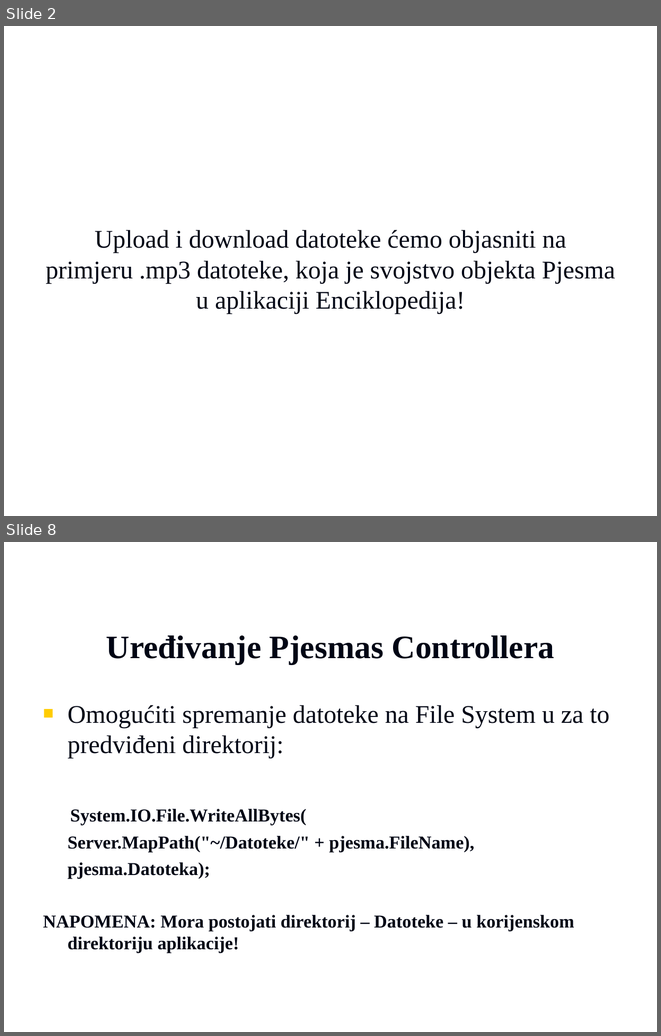
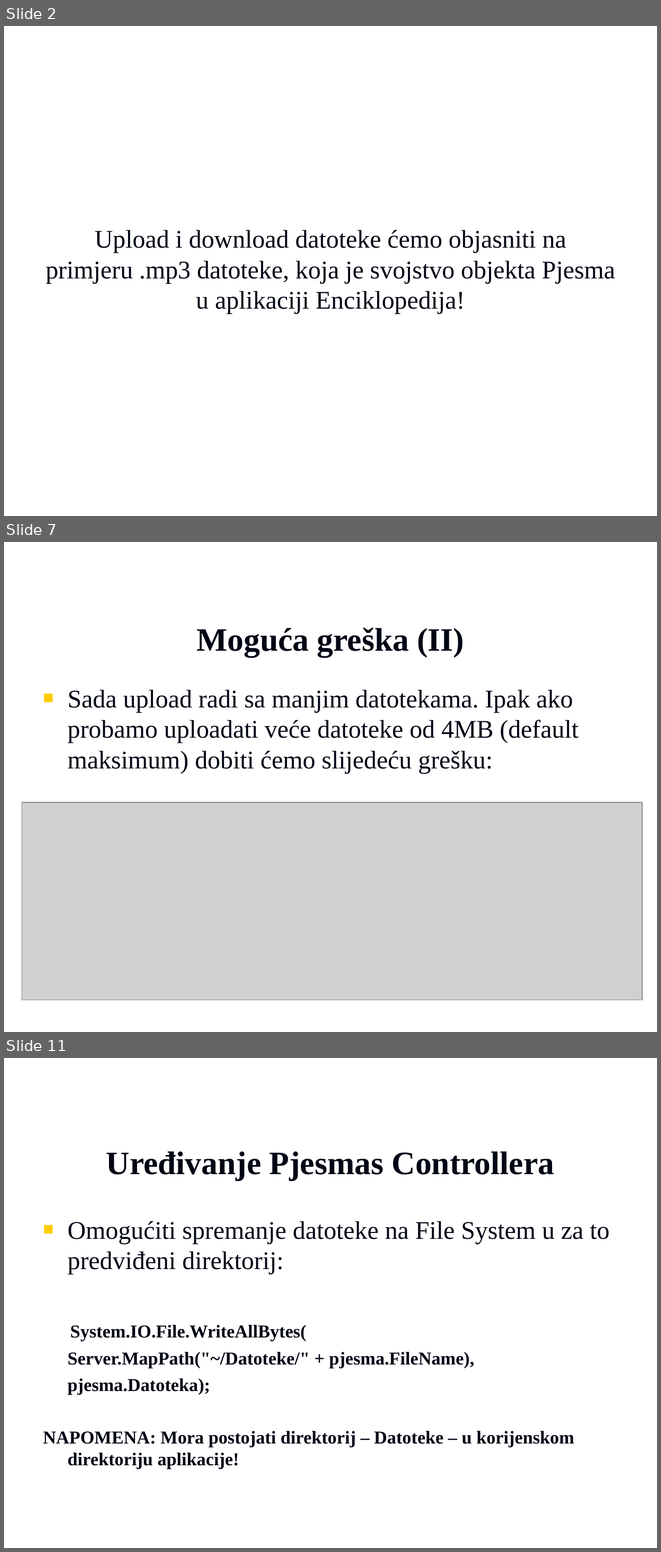
Before and after one commit to vzdesic/PZI, a slide deck: PPTs/MVC dodatak - file upload i download .ppt. Shown one above the other, each under a label of ours: slides 2 and 8 before the commit, slides 2, 7 and 11 after it; the slides between them are not shown. The pictures are 661x1036 and 661x1552 pixels, drawn with LibreOffice and Linux fonts; fonts in the diff are those of the drawing; grey boxes stand for pictures; background and template pictures are left out. Boxes give left, top, right and bottom in pixels: in the first picture for what was removed or moved away, otherwise in the second. Text is boxed around its words. In the diff, an @@ line names an element or a change of style, - is before the commit and + after.

```diff
--- a/PPTs/MVC dodatak - file upload i download .ppt
+++ b/PPTs/MVC dodatak - file upload i download .ppt
@@ slide 7 added at box(4, 542, 657, 1032), background picture (left out) @@
@@ title added at box(196, 627, 464, 656), 36 pt, text #000514, bold @@
+Moguća greška (II)
@@ text added at box(68, 689, 579, 773), 28 pt, text #000514 @@
+■ Sada upload radi sa manjim datotekama. Ipak ako probamo uploadati veće datoteke od 4MB (default maksimum) dobiti ćemo slijedeću grešku:
@@ picture added at box(21, 803, 642, 1000) @@
@@ what was slide 8 is now slide 11 @@
```
Also in this commit, not shown: 4 slides changed, 3 other slides added, 1 other file.
